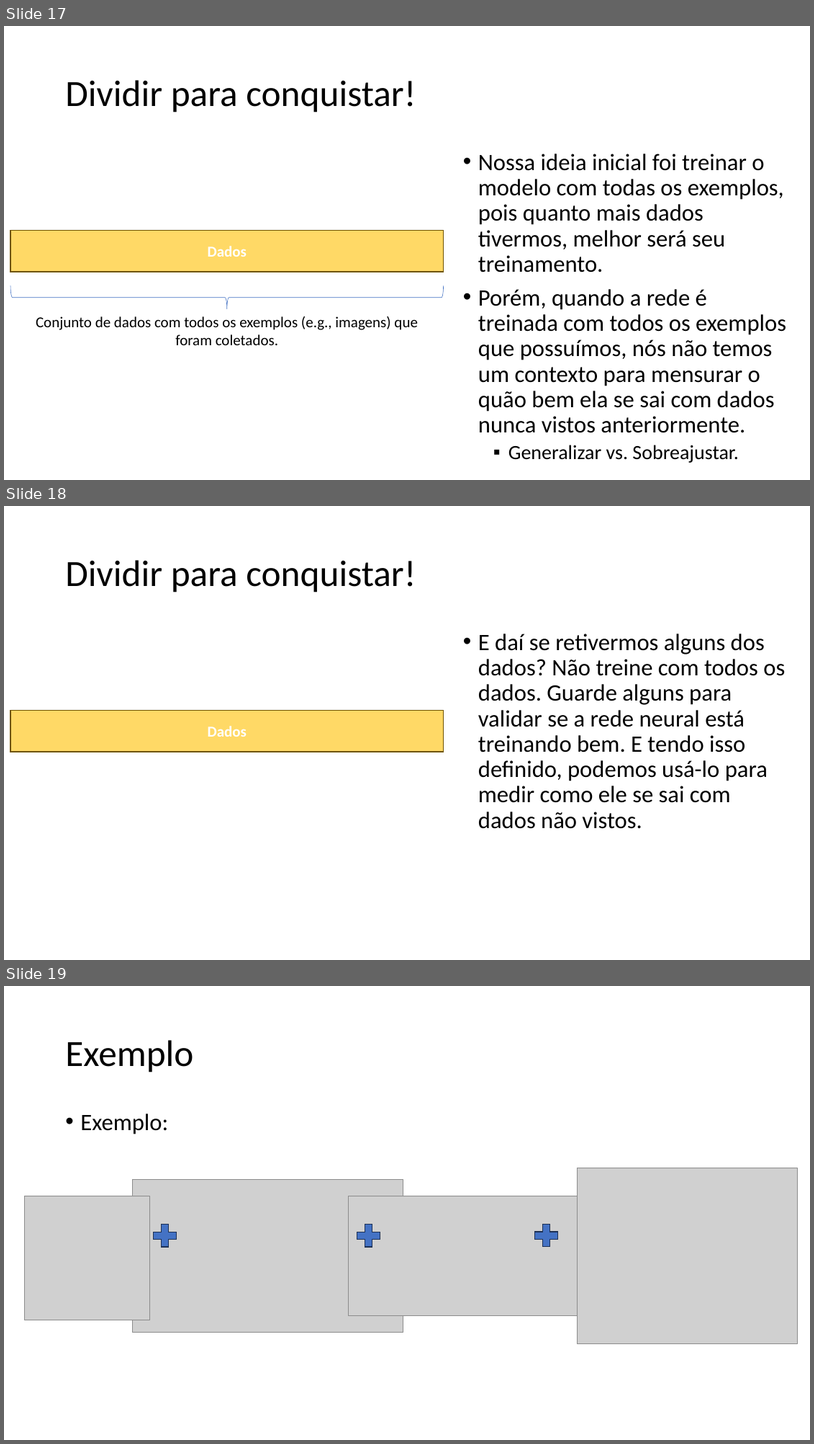
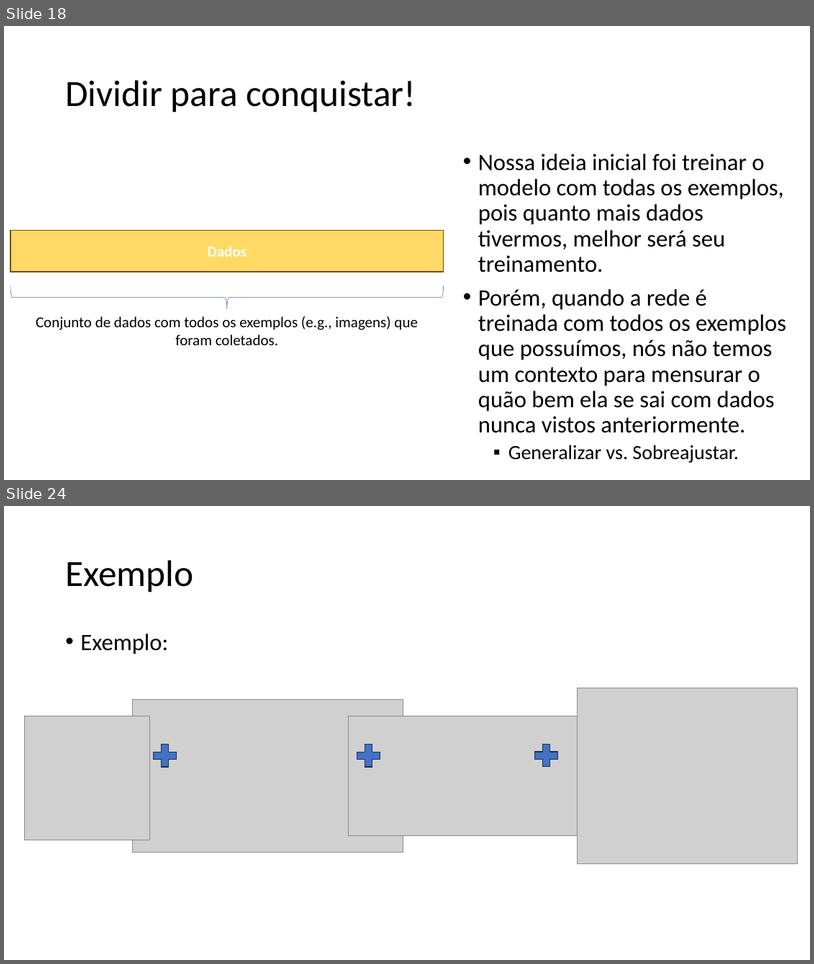
Before and after one commit to zz4fap/tp557-iot-ml, a slide deck: slides/TP557_10_Datasets.pptx. Shown one above the other, each under a label of ours: slides 17, 18 and 19 before the commit, slides 18 and 24 after it; the slides between them are not shown. The pictures are 814x1444 and 814x964 pixels, drawn with LibreOffice and Linux fonts; fonts in the diff are those of the drawing; grey boxes stand for pictures. Boxes give left, top, right and bottom in pixels: in the first picture for what was removed or moved away, otherwise in the second. Text is boxed around its words. In the diff, an @@ line names an element or a change of style, - is before the commit and + after.

```diff
--- a/slides/TP557_10_Datasets.pptx
+++ b/slides/TP557_10_Datasets.pptx
@@ slide 18 removed at <box>4,506,810,960</box>, background #FFFFFF @@
@@ title removed at <box>65,560,416,592</box> @@
-Dividir para conquistar!
@@ text removed at <box>478,633,785,829</box> @@
-• E daí se retivermos alguns dos dados? Não treine com todos os dados. Guarde alguns para validar se a rede neural está treinando bem. E tendo isso definido, podemos usá-lo para medir como ele se sai com dados não vistos.
@@ rectangle removed at <box>10,710,444,752</box> @@
-Dados
@@ what was slide 17 is now slide 18 @@
@@ what was slide 19 is now slide 24 @@
```
Also in this commit, not shown: 2 slides changed, 6 slides added.
